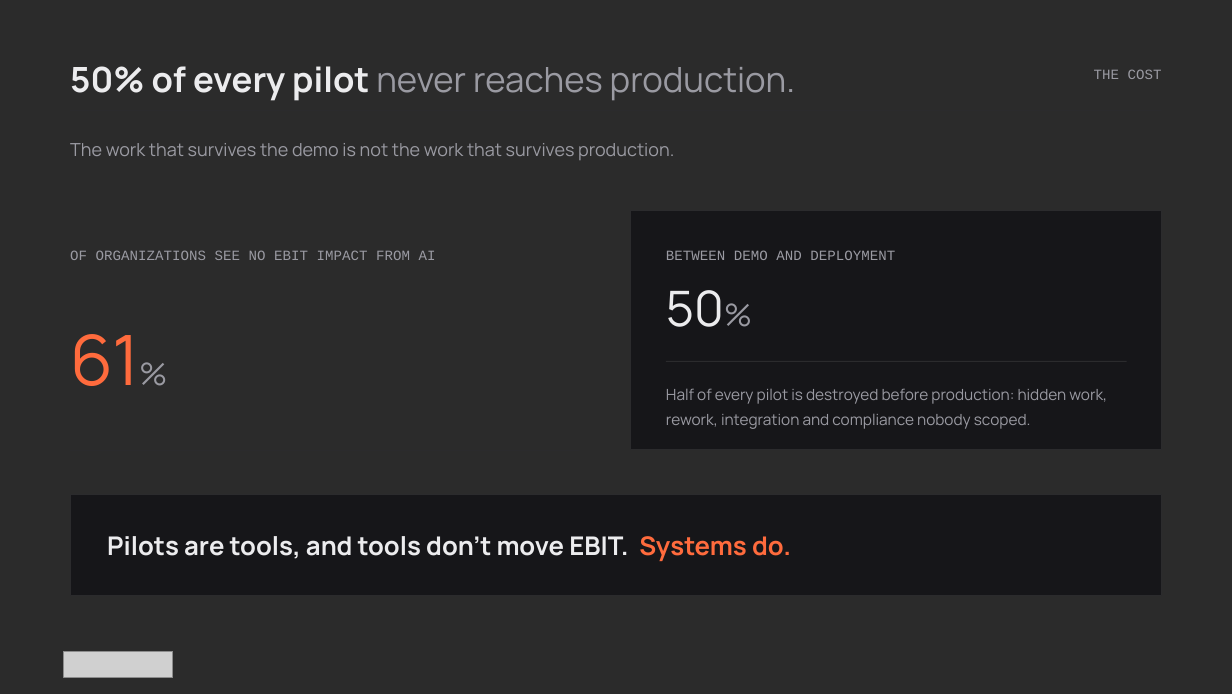
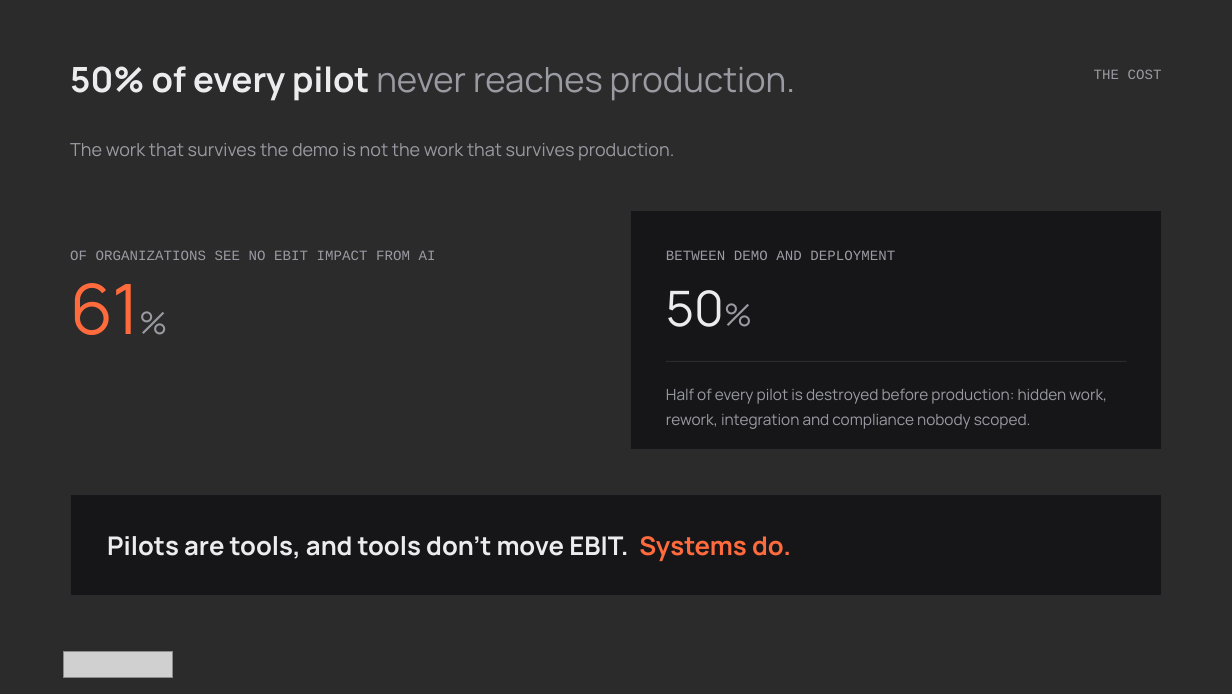
Before and after one commit to athenarunai-gif/Athena, a slide deck: slide 4 of decks/Pitch_Deck_AthenaRun_v4.5.pptx. Drawn at 1232x694 pixels with LibreOffice and Linux fonts; fonts in the diff are those of the drawing; grey boxes stand for pictures; background and template pictures are left out; a plain dark background stands for a picture behind light text. Boxes give left, top, right and bottom in pixels: in the first picture for what was removed or moved away, otherwise in the second. Text is boxed around its words. In the diff, an @@ line names an element or a change of style, - is before the commit and + after.

```diff
--- a/decks/Pitch_Deck_AthenaRun_v4.5.pptx
+++ b/decks/Pitch_Deck_AthenaRun_v4.5.pptx
@@ text "61%": place and size @@
-text "61%" at [70,334,139,386]
+text "61%" at [70,283,139,335]
@@ rectangle: place and size @@
-rectangle at [70,450,579,450]
+rectangle at [70,361,579,362]
```
Also in this commit, not shown: 1 other file.
